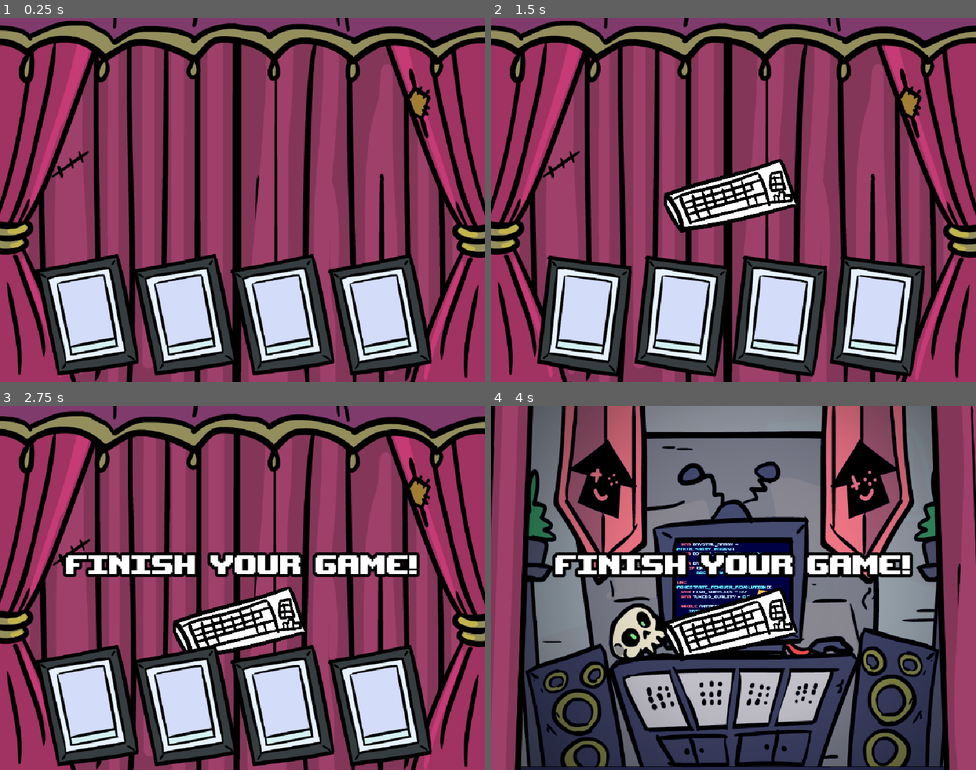
Above: before the commit, frames 1-4 (two rows, left to right).
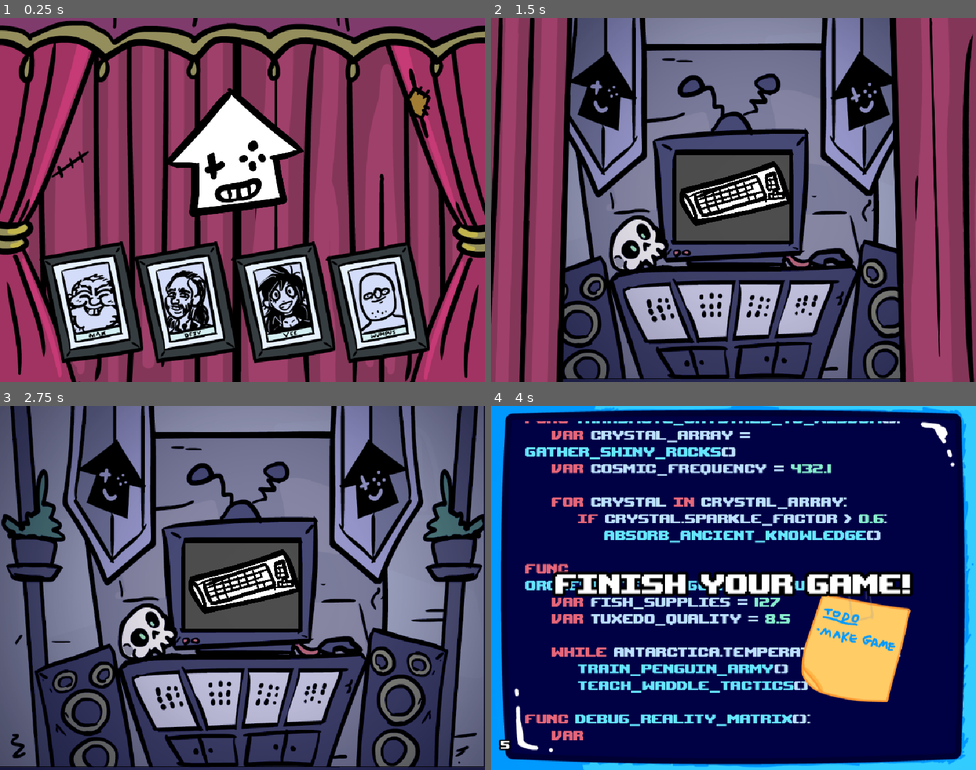
Above: after the commit, the same moments.

Repository: yotam-frid/spelkollektivet-minigame-jam
Game: Godot game, scene res://main_game.tscn
The game is run twice, just before and just after one commit, with the same random seed, the same clock (stepped at 60 frames per second) and the same inputs.
Inputs (mouse positions are in pixels of both pictures, inside the frame that each line leads up to):
- Up to frame 1 (0.25 s): no input
- Up to frame 2 (1.5 s): tap Enter at 0.5 s; move the mouse to (840, 181) at 0.52 s; right-click (840, 181) at 0.6 s; move the mouse to (636, 218) at 1.27 s; click (636, 218) at 1.35 s
- Up to frame 3 (2.75 s): right-click (145, 606) at 1.55 s; move the mouse to (291, 507) at 2.02 s; right-click (291, 507) at 2.1 s
- Up to frame 4 (4 s): move the mouse to (709, 660) at 2.77 s; right-click (709, 660) at 2.85 s; move the mouse to (879, 642) at 3.52 s; press the mouse at (879, 642) at 3.53 s; right-click (879, 642) at 3.8 s

The runs differ from the first frame. In frame 1, 23% of the frame differs, in the area x 7-89%, y 19-99%; in frame 2, 87%; in frame 3, 93%; in frame 4, 98%, in the area x 0-100%, y 0-100%.

Commit message:
lives implemented

Diff:
--- a/game_manager.gd
+++ b/game_manager.gd
@@ -27,11 +27,7 @@
 
 	print("Showing intro")
 	await ui.show_minigame_intro(current_minigame)
-	print("Hiding intro")
-	ui.hide_minigame_intro()
-
-	print("Showing game")
-	ui.show_minigame_viewport(current_minigame)
+	ui.start_game(current_minigame)
 
 	await get_tree().process_frame
 	await ui.minigame_zoomed_in
@@ -42,14 +38,10 @@
 	await get_tree().process_frame
 
 	print("Game finished, won: " + str(current_minigame_won))
-	await ui.hide_minigame_viewport()
-
-	print("Unloading game")
-	ui.clear_viewport()
+	ui.finish_game(current_minigame, current_minigame_won)
+	await ui.minigame_zoomed_out
 	unload_current_minigame()
-
-	print("Showing inbetween")
-	await ui.inbetween()
+	await ui.ready_for_next_minigame
 	next_minigame()
 
 func on_minigame_timer_started():
--- a/minigames/cryken/cryken.tscn
+++ b/minigames/cryken/cryken.tscn
@@ -183,6 +183,7 @@
 environment = SubResource("Environment_rqjyf")
 script = SubResource("GDScript_hatlx")
 colors = Array[Color]([Color(0.56511205, 0.683812, 1, 1), Color(0.44716036, 0.9406256, 0.6225694, 1), Color(0.95936316, …(205 unchanged characters)…
+duration_per_color = 1.0
 
 [node name="DirectionalLight3D" type="DirectionalLight3D" parent="."]
 transform = Transform3D(0.6704949, 0.7383408, -0.072727606, 0.06341317, 0.040635556, 0.9971597, 0.73919904, -0.6732025, -0.01957461, 0, 9, 0)
--- a/ui/global_song.gd
+++ b/ui/global_song.gd
@@ -2,7 +2,7 @@
 
 signal beat
 
-var bpm = 110
+var bpm = 128
 var beat_timer: Timer
 
 var node_tweens: Dictionary[Node, Array]
@@ -39,10 +39,13 @@
 	var clear_callable = _on_animated_node_exit_tree.bind(target)
 	target.tree_exiting.connect(clear_callable)
 
+func clear_animations(target: Node):
+	if node_tweens.has(target):
+		# Erase all animation definitions for this node
+		node_tweens.erase(target)
+
 func _on_animated_node_exit_tree(node: Node):
-	if node_tweens.has(node):
-		# Erase all animation definitions for this node
-		node_tweens.erase(node)
+	clear_animations(node)
 
 func _on_beat_timer_timeout() -> void:
 	_animate_registered_nodes()
--- a/ui/grow_shrink_ui.gd
+++ b/ui/grow_shrink_ui.gd
@@ -20,10 +20,10 @@
 
 	var tween = create_tween()
 	tween.set_ease(Tween.EASE_OUT).set_trans(Tween.TRANS_CUBIC)
-	tween.tween_property(target_node, "scale", target_scale, 0.3)
+	tween.tween_property(target_node, "scale", target_scale, 0.2)
 
 func animate_hide():
 	var tween = create_tween()
 	tween.set_ease(Tween.EASE_IN).set_trans(Tween.TRANS_CUBIC)
-	tween.tween_property(target_node, "scale", Vector2.ZERO, 0.3)
+	tween.tween_property(target_node, "scale", Vector2.ZERO, 0.2)
 	tween.tween_callback(func(): visible = false)
--- a/ui/life_indicator.gd
+++ b/ui/life_indicator.gd
@@ -2,13 +2,25 @@
 class_name LifeIndicator
 
 var beat_counter = 0
+var dead = false
+var shake_amount = 0.0
+
+@onready var sprite: AnimatedSprite2D = $AnimatedSprite2D
+@onready var sprite_reset_pos: Vector2 = sprite.position
+@onready var crack: Sprite2D = $AnimatedSprite2D/Crack
+@onready var animation_player: AnimationPlayer = $AnimationPlayer
 
 # Called when the node enters the scene tree for the first time.
 func _ready() -> void:
 	GlobalSong.animate_on_beat(self, "position", Vector2.DOWN * 10, true)
 	GlobalSong.beat.connect(_on_beat)
 
+func set_homie(homie_index: int):
+	sprite.frame = homie_index
+
 func _on_beat():
+	if dead:
+		return
 	beat_counter += 1
 	if beat_counter == 2:
 		rotate_to(18)
@@ -19,3 +31,21 @@
 func rotate_to(deg: float):
 	var tween = create_tween().set_ease(Tween.EASE_OUT)
 	tween.tween_property(self, "rotation_degrees", deg, 0.06)
+
+func _process(delta: float):
+	if shake_amount > 0.0:
+		shake_amount = max(shake_amount-delta, 0.0)
+		sprite.position = sprite_reset_pos + \
+			Vector2(randf_range(-1, 1), randf_range(-.2, 2)) * 5.0
+
+func lose_life():
+	if dead:
+		return
+
+	shake_amount = 0.4
+	dead = true
+	crack.show()
+	GlobalSong.clear_animations(self)
+	rotate_to(-4)
+	await get_tree().create_timer(0.5).timeout
+	animation_player.play("fall")
--- a/ui/life_indicator.tscn
+++ b/ui/life_indicator.tscn
@@ -1,15 +1,144 @@
-[gd_scene load_steps=4 format=3 uid="uid://cha3eeymyhg4j"]
+[gd_scene load_steps=31 format=3 uid="uid://cha3eeymyhg4j"]
 
 [ext_resource type="Script" uid="uid://d2ps0qmpu3h4s" path="res://ui/life_indicator.gd" id="1_ollid"]
-[ext_resource type="Texture2D" uid="uid://57eruetu8x1n" path="res://ui/wall_photos/Frame0002.png" id="2_v4i8g"]
+[ext_resource type="Texture2D" uid="uid://cjaekrs4cmb21" path="res://ui/wall_photos/Frame0003.png" id="2_07ofo"]
+[ext_resource type="Texture2D" uid="uid://bn7kqg1gdri8p" path="res://ui/wall_photos/Crack.png" id="3_0mxwb"]
+[ext_resource type="Texture2D" uid="uid://cpvbx57pydbaq" path="res://ui/wall_photos/Frame0004.png" id="3_4oylb"]
+[ext_resource type="Texture2D" uid="uid://d0hdk0dsoyvi1" path="res://ui/wall_photos/Frame0005.png" id="4_i0tsa"]
+[ext_resource type="Texture2D" uid="uid://b0sma7qvot1yv" path="res://ui/wall_photos/Frame0006.png" id="5_hk7nh"]
+[ext_resource type="Texture2D" uid="uid://0uoseumxor24" path="res://ui/wall_photos/Frame0007.png" id="6_m17fl"]
+[ext_resource type="Texture2D" uid="uid://bchw3wytojap4" path="res://ui/wall_photos/Frame0008.png" id="7_jw8sf"]
+[ext_resource type="Texture2D" uid="uid://bfqt4jodtsyj3" path="res://ui/wall_photos/Frame0009.png" id="8_itp0h"]
+[ext_resource type="Texture2D" uid="uid://omti31unlq8d" path="res://ui/wall_photos/Frame0010.png" id="9_dqrfj"]
+[ext_resource type="Texture2D" uid="uid://p2rrumn8ol0o" path="res://ui/wall_photos/Frame0011.png" id="10_tyhir"]
+[ext_resource type="Texture2D" uid="uid://vsokuif135hp" path="res://ui/wall_photos/Frame0012.png" id="11_12dpk"]
+[ext_resource type="Texture2D" uid="uid://b1227w2702gwp" path="res://ui/wall_photos/Frame0013.png" id="12_cauj6"]
+[ext_resource type="Texture2D" uid="uid://cxwoopue861qk" path="res://ui/wall_photos/Frame0014.png" id="13_ffy2w"]
+[ext_resource type="Texture2D" uid="uid://do2lyphaebvqx" path="res://ui/wall_photos/Frame0015.png" id="14_akm4i"]
+[ext_resource type="Texture2D" uid="uid://bw873b5qqpbda" path="res://ui/wall_photos/Frame0016.png" id="15_6h7yq"]
+[ext_resource type="Texture2D" uid="uid://c5uttft408t0e" path="res://ui/wall_photos/Frame0017.png" id="16_xhknm"]
+[ext_resource type="Texture2D" uid="uid://bbpyrhieevy1h" path="res://ui/wall_photos/Frame0018.png" id="17_iiidh"]
+[ext_resource type="Texture2D" uid="uid://b205fadgrxl6r" path="res://ui/wall_photos/Frame0019.png" id="18_6i4xl"]
+[ext_resource type="Texture2D" uid="uid://d100ibh8iyfv7" path="res://ui/wall_photos/Frame0020.png" id="19_fdmhh"]
+[ext_resource type="Texture2D" uid="uid://cakpux0w80eis" path="res://ui/wall_photos/Frame0021.png" id="20_p5rfv"]
+[ext_resource type="Texture2D" uid="uid://5oygdbvfxpw5" path="res://ui/wall_photos/Frame0022.png" id="21_5uu8p"]
+[ext_resource type="Texture2D" uid="uid://bd08hs0aofj1o" path="res://ui/wall_photos/Frame0023.png" id="22_ak32j"]
+[ext_resource type="Texture2D" uid="uid://bse7ncbpoajsf" path="res://ui/wall_photos/Frame0025.png" id="23_lpx6v"]
+[ext_resource type="Texture2D" uid="uid://b23ku83hn2udl" path="res://ui/wall_photos/Frame0026.png" id="24_4wh0x"]
+[ext_resource type="Texture2D" uid="uid://b3i71t0sq2sth" path="res://ui/wall_photos/Frame0027.png" id="25_chxtl"]
+
+[sub_resource type="Animation" id="Animation_iexbk"]
+length = 0.001
+tracks/0/type = "value"
+tracks/0/imported = false
+tracks/0/enabled = true
+tracks/0/path = NodePath("AnimatedSprite2D:position")
+tracks/0/interp = 1
+tracks/0/loop_wrap = true
+tracks/0/keys = {
+"times": PackedFloat32Array(0),
+"transitions": PackedFloat32Array(1),
+"update": 0,
+"values": [Vector2(-7, -35)]
+}
+
+[sub_resource type="Animation" id="Animation_0mxwb"]
+resource_name = "break"
+tracks/0/type = "value"
+tracks/0/imported = false
+tracks/0/enabled = true
+tracks/0/path = NodePath("AnimatedSprite2D:position")
+tracks/0/interp = 1
+tracks/0/loop_wrap = true
+tracks/0/keys = {
+"times": PackedFloat32Array(0, 0.53333336),
+"transitions": PackedFloat32Array(2, 1),
+"update": 0,
+"values": [Vector2(-7, -35), Vector2(-7, 595)]
+}
+
+[sub_resource type="AnimationLibrary" id="AnimationLibrary_mj0hv"]
+_data = {
+&"RESET": SubResource("Animation_iexbk"),
+&"fall": SubResource("Animation_0mxwb")
+}
 
 [sub_resource type="SpriteFrames" id="SpriteFrames_0mxwb"]
 animations = [{
 "frames": [{
 "duration": 1.0,
-"texture": ExtResource("2_v4i8g")
+"texture": ExtResource("2_07ofo")
+}, {
+"duration": 1.0,
+"texture": ExtResource("3_4oylb")
+}, {
+"duration": 1.0,
+"texture": ExtResource("4_i0tsa")
+}, {
+"duration": 1.0,
+"texture": ExtResource("5_hk7nh")
+}, {
+"duration": 1.0,
+"texture": ExtResource("6_m17fl")
+}, {
+"duration": 1.0,
+"texture": ExtResource("7_jw8sf")
+}, {
+"duration": 1.0,
+"texture": ExtResource("8_itp0h")
+}, {
+"duration": 1.0,
+"texture": ExtResource("9_dqrfj")
+}, {
+"duration": 1.0,
+"texture": ExtResource("10_tyhir")
+}, {
+"duration": 1.0,
+"texture": ExtResource("11_12dpk")
+}, {
+"duration": 1.0,
+"texture": ExtResource("12_cauj6")
+}, {
+"duration": 1.0,
+"texture": ExtResource("13_ffy2w")
+}, {
+"duration": 1.0,
+"texture": ExtResource("14_akm4i")
+}, {
+"duration": 1.0,
+"texture": ExtResource("15_6h7yq")
+}, {
+"duration": 1.0,
+"texture": ExtResource("16_xhknm")
+}, {
+"duration": 1.0,
+"texture": ExtResource("17_iiidh")
+}, {
+"duration": 1.0,
+"texture": ExtResource("18_6i4xl")
+}, {
+"duration": 1.0,
+"texture": ExtResource("19_fdmhh")
+}, {
+"duration": 1.0,
+"texture": ExtResource("20_p5rfv")
+}, {
+"duration": 1.0,
+"texture": ExtResource("21_5uu8p")
+}, {
+"duration": 1.0,
+"texture": ExtResource("22_ak32j")
+}, {
+"duration": 1.0,
+"texture": ExtResource("23_lpx6v")
+}, {
+"duration": 1.0,
+"texture": ExtResource("24_4wh0x")
+}, {
+"duration": 1.0,
+"texture": ExtResource("25_chxtl")
 }],
-"loop": true,
+"loop": false,
 "name": &"default",
 "speed": 5.0
 }]
@@ -17,6 +146,16 @@
 [node name="LifeIndicator" type="Node2D"]
 script = ExtResource("1_ollid")
 
+[node name="AnimationPlayer" type="AnimationPlayer" parent="."]
+libraries = {
+&"": SubResource("AnimationLibrary_mj0hv")
+}
+
 [node name="AnimatedSprite2D" type="AnimatedSprite2D" parent="."]
 position = Vector2(-7, -35)
 sprite_frames = SubResource("SpriteFrames_0mxwb")
+
+[node name="Crack" type="Sprite2D" parent="AnimatedSprite2D"]
+visible = false
+position = Vector2(4, 2)
+texture = ExtResource("3_0mxwb")
--- a/ui/lives.gd
+++ b/ui/lives.gd
@@ -4,16 +4,35 @@
 const SCENE = preload("res://ui/life_indicator.tscn")
 var width: float = 580.0
 
+const TOTAL_HOMIES = 24
+var amount_left: int = -1
+
 var indicators: Array[LifeIndicator]
 # Called when the node enters the scene tree for the first time.
 func _ready() -> void:
-	pass # Replace with function body.
+	pass
 
 func init_lives(count: int):
-	var x = -width / 2.0
-	for i in range(count):
-		var child = SCENE.instantiate()
-		add_child(child)
-		child.position = Vector2(x, 0)
-		indicators.append(child)
-		x += width / float(count-1)
+	amount_left = count
+
+	# Generate random homies
+	var homie_indices := _generate_random_homie_indices(count)
+
+	# Initialize indicators
+	for c in get_children():
+		if c is LifeIndicator:
+			var ind: LifeIndicator = c
+			ind.set_homie(homie_indices.pop_front())
+			indicators.append(ind)
+
+
+	assert(amount_left == indicators.size())
+
+func _generate_random_homie_indices(amount: int) -> Array:
+	var numbers: Array = Array(range(TOTAL_HOMIES))
+	numbers.shuffle()
+	return numbers.slice(0, amount)
+
+func lose_life():
+	indicators[amount_left-1].lose_life()
+	amount_left -= 1
--- a/ui/ui.gd
+++ b/ui/ui.gd
@@ -13,10 +13,12 @@
 @onready var lives_reset_pos = lives.position
 
 signal minigame_zoomed_in
+signal minigame_zoomed_out
+signal ready_for_next_minigame
 
 var current_minigame: Minigame = null
 var minigame_zoomed_out_scale = Vector2.ONE / 3.5
-var minigame_zoom_duration = 0.2
+var minigame_zoom_duration = 0.5
 
 func _ready() -> void:
 	_hide_controls(false)
@@ -25,19 +27,32 @@
 	_center_pivot(minigame_viewport_container)
 
 func show_minigame_intro(minigame: Minigame):
-	main_scene_foreground.show_intro()
-
+	_hide_lives()
 	_show_controls(minigame)
+	main_scene_foreground.open()
+	await main_scene_foreground.opened
+	await _create_ui_timer(1.0)
+
+func start_game(minigame: Minigame):
+	_hide_controls(true)
+	await _create_ui_timer(0.5)
+	show_minigame_viewport(minigame)
+	_show_text(minigame.title)
+	zoom_in_on_game(minigame)
 	await _create_ui_timer(1.5)
-
-	_show_text(minigame.title)
-	await _create_ui_timer(1.0)
-
-func hide_minigame_intro():
-	_hide_lives()
-	await get_tree().create_timer(1.0).timeout
-	_hide_controls(true)
 	_hide_text(true)
+
+func finish_game(minigame: Minigame, won: bool):
+	set_won(won)
+	_show_lives()
+	await hide_minigame_viewport()
+	clear_viewport()
+	# Emits to the manager we can safely unload the minigame
+	minigame_zoomed_out.emit()
+
+	await inbetween()
+
+	ready_for_next_minigame.emit()
 
 func show_minigame_viewport(minigame: Minigame):
 	# Load minigame into viewport
@@ -55,10 +70,7 @@
 	minigame_viewport_container.show()
 	minigame_viewport_container.scale = minigame_zoomed_out_scale # This should fit in the viewport
 
-	main_scene_foreground.open()
-
-	await main_scene_foreground.zoomed
-
+func zoom_in_on_game(minigame: Minigame):
 	# Re-enable minigame process
 	minigame.process_mode = Node.PROCESS_MODE_INHERIT
 	# Show ingame UI and zoom in
@@ -71,6 +83,8 @@
 		minigame_zoomed_in.emit()
 	)
 
+	main_scene_foreground.zoom()
+
 
 func hide_minigame_viewport():
 	hide_ingame_ui()
@@ -90,11 +104,15 @@
 ## Downtime between games
 func inbetween():
 	main_scene_foreground.show_post_game(minigame_won)
+
 	_show_lives()
-
-	await GlobalSong.beat
+	if not minigame_won:
+		lives.lose_life()
+
+	await _create_ui_timer(1.0)
+
 	main_scene_foreground.reset()
-	await _create_ui_timer(2.0)
+	await _create_ui_timer(1.0)
 
 
 func clear_viewport():
--- a/ui/ui.tscn
+++ b/ui/ui.tscn
@@ -1,10 +1,11 @@
-[gd_scene load_steps=25 format=3 uid="uid://bk8s5wu05xdmr"]
+[gd_scene load_steps=27 format=3 uid="uid://bk8s5wu05xdmr"]
 
 [ext_resource type="FontFile" uid="uid://bsueqpcviwyrx" path="res://assets/upheavtt.ttf" id="1_ay4pc"]
 [ext_resource type="Script" uid="uid://djtc0jl710y1" path="res://ui/ui.gd" id="1_nb4k0"]
 [ext_resource type="Texture2D" uid="uid://bvnxk3iit6t5u" path="res://assets/brown-and-red-horse-running-in-a-field-of-green-grass-desktop-wallpaper-hd-wallpaper-preview-1428625403.jpg" id="2_ks8t7"]
 [ext_resource type="Script" uid="uid://bvjck5jjycgm4" path="res://ui/grow_shrink_ui.gd" id="2_vkava"]
 [ext_resource type="Texture2D" uid="uid://cp61kaaury0wx" path="res://ui/images/Mouse0001.png" id="5_hrmpd"]
+[ext_resource type="Texture2D" uid="uid://daq01jqu6j73l" path="res://ui/images/Mouse0006.png" id="6_74toj"]
 [ext_resource type="Texture2D" uid="uid://b3lyxdtoad2vh" path="res://ui/images/Mouse0004.png" id="6_x7jpl"]
 [ext_resource type="Script" uid="uid://bkpsdrc4rcq5o" path="res://ui/ingame_ui.gd" id="7_gycre"]
 [ext_resource type="PackedScene" uid="uid://dbdd47v83s3pd" path="res://ui/ui_main_scene_foreground.tscn" id="7_pa1oa"]
@@ -17,6 +18,7 @@
 [ext_resource type="Texture2D" uid="uid://6m7gogvy2x8c" path="res://ui/images/keyboard0001.png" id="13_x7nxp"]
 [ext_resource type="Texture2D" uid="uid://0ox2d4r7rlsi" path="res://ui/images/keyboard0002.png" id="14_3lbto"]
 [ext_resource type="Script" uid="uid://b7gviuacbfo8p" path="res://ui/lives.gd" id="17_ju45i"]
+[ext_resource type="PackedScene" uid="uid://cha3eeymyhg4j" path="res://ui/life_indicator.tscn" id="19_co7pv"]
 
 [sub_resource type="Theme" id="Theme_pa1oa"]
 default_font = ExtResource("1_ay4pc")
@@ -37,6 +39,9 @@
 "frames": [{
 "duration": 1.0,
 "texture": ExtResource("5_hrmpd")
+}, {
+"duration": 1.0,
+"texture": ExtResource("6_74toj")
 }],
 "loop": true,
 "name": &"default",
@@ -147,9 +152,6 @@
 size = Vector2i(240, 180)
 render_target_update_mode = 4
 
-[node name="MainSceneForeground" parent="." instance=ExtResource("7_pa1oa")]
-layout_mode = 1
-
 [node name="IntroControls" type="HBoxContainer" parent="."]
 unique_name_in_owner = true
 layout_mode = 1
@@ -158,12 +160,14 @@
 anchor_top = 0.5
 anchor_right = 0.5
 anchor_bottom = 0.5
-offset_left = -446.0
-offset_top = -100.0
-offset_right = 446.0
-offset_bottom = 100.0
-grow_horizontal = 2
-grow_vertical = 2
+offset_left = -441.0
+offset_top = -106.0
+offset_right = 451.0
+offset_bottom = 94.0
+grow_horizontal = 2
+grow_vertical = 2
+scale = Vector2(0.8, 0.8)
+pivot_offset = Vector2(450, 100)
 alignment = 1
 
 [node name="IntroMouse" type="Control" parent="IntroControls"]
@@ -180,7 +184,6 @@
 position = Vector2(104, 100)
 scale = Vector2(0.3, 0.3)
 sprite_frames = SubResource("SpriteFrames_vkava")
-animation = &"right_click"
 autoplay = "default"
 
 [node name="IntroDirectionals" type="Control" parent="IntroControls"]
@@ -207,7 +210,7 @@
 metadata/_custom_type_script = "uid://bvjck5jjycgm4"
 
 [node name="AnimatedSprite2D" type="AnimatedSprite2D" parent="IntroControls/IntroSpacebar"]
-position = Vector2(89, -2)
+position = Vector2(90, 14)
 scale = Vector2(0.3, 0.3)
 sprite_frames = SubResource("SpriteFrames_bi8hs")
 autoplay = "default"
@@ -226,6 +229,9 @@
 sprite_frames = SubResource("SpriteFrames_x7jpl")
 autoplay = "default"
 
+[node name="MainSceneForeground" parent="." instance=ExtResource("7_pa1oa")]
+layout_mode = 1
+
 [node name="IntroText" type="Control" parent="."]
 unique_name_in_owner = true
 layout_mode = 1
@@ -234,9 +240,9 @@
 anchor_right = 0.5
 anchor_bottom = 0.5
 offset_left = -20.0
-offset_top = -70.0
+offset_top = -32.0
 offset_right = 20.0
-offset_bottom = -30.0
+offset_bottom = 8.0
 grow_horizontal = 2
 grow_vertical = 2
 script = ExtResource("2_vkava")
@@ -329,10 +335,22 @@
 [node name="Lives" type="Control" parent="."]
 anchors_preset = 0
 offset_left = 469.0
-offset_top = 622.0
+offset_top = 401.0
 offset_right = 509.0
-offset_bottom = 662.0
+offset_bottom = 441.0
 script = ExtResource("17_ju45i")
+
+[node name="LifeIndicator" parent="Lives" instance=ExtResource("19_co7pv")]
+position = Vector2(-281, 196)
+
+[node name="LifeIndicator2" parent="Lives" instance=ExtResource("19_co7pv")]
+position = Vector2(-94, 196)
+
+[node name="LifeIndicator3" parent="Lives" instance=ExtResource("19_co7pv")]
+position = Vector2(99, 196)
+
+[node name="LifeIndicator4" parent="Lives" instance=ExtResource("19_co7pv")]
+position = Vector2(286, 196)
 
 [connection signal="visibility_changed" from="IngameUI" to="IngameUI" method="_on_visibility_changed"]
 [connection signal="timeout" from="IngameUI/Timer" to="IngameUI" method="_on_timer_timeout"]
--- a/ui/ui_main_scene_foreground.gd
+++ b/ui/ui_main_scene_foreground.gd
@@ -5,30 +5,43 @@
 
 @onready var logo_face: LogoFaceUI = $LogoFace
 
+signal opened
 signal zoomed
 signal closed
 
+var opening = false
+
 func reset():
-	#logo_face.reset()
-	pass
+	logo_face.reset()
+	#pass
 
 func show_post_game(won: bool):
-	#logo_face.show()
-	#logo_face.show_post_game(won)
-	pass
+	logo_face.show()
+	logo_face.show_post_game(won)
+	#pass
 
 func show_intro():
-	#logo_face.hide()
-	pass
+	logo_face.hide()
+	#pass
 
 func open():
-	animation_player.play("open", -1, 2.0, false)
+	animation_player.play("open", -1, 1.0, false)
+	opening = true
 
 func close():
-	animation_player.play("open", -1, -4.0, true)
+	animation_player.play("open", -1, -2.0, true)
+	opening = false
+
+func zoom():
+	animation_player.play()
 
 func _on_tv_zoom():
 	zoomed.emit()
 
+func _on_curtains_opened():
+	if opening:
+		animation_player.pause()
+		opened.emit()
+
 func _on_close():
 	closed.emit()
--- a/ui/ui_main_scene_foreground.tscn
+++ b/ui/ui_main_scene_foreground.tscn
@@ -178,7 +178,7 @@
 
 [sub_resource type="Animation" id="Animation_s2liu"]
 resource_name = "open"
-length = 2.0
+length = 1.45
 step = 0.05
 tracks/0/type = "value"
 tracks/0/imported = false
@@ -187,7 +187,7 @@
 tracks/0/interp = 1
 tracks/0/loop_wrap = true
 tracks/0/keys = {
-"times": PackedFloat32Array(0, 1.5),
+"times": PackedFloat32Array(0, 0.9),
 "transitions": PackedFloat32Array(-2, 1),
 "update": 0,
 "values": [Vector2(724.5, 304.5), Vector2(1307, 305)]
@@ -235,8 +235,8 @@
 tracks/4/interp = 1
 tracks/4/loop_wrap = true
 tracks/4/keys = {
-"times": PackedFloat32Array(0, 1.5),
-"transitions": PackedFloat32Array(-2, 1),
+"times": PackedFloat32Array(0, 0.9),
+"transitions": PackedFloat32Array(-2, 2),
 "update": 0,
 "values": [Vector2(212.5, 305.5), Vector2(-345, 306)]
 }
@@ -271,11 +271,14 @@
 tracks/7/interp = 1
 tracks/7/loop_wrap = true
 tracks/7/keys = {
-"times": PackedFloat32Array(0, 1.4),
-"transitions": PackedFloat32Array(1, 1),
+"times": PackedFloat32Array(0, 0.95, 1.45),
+"transitions": PackedFloat32Array(1, 1, 1),
 "values": [{
 "args": [],
 "method": &"_on_close"
+}, {
+"args": [],
+"method": &"_on_curtains_opened"
 }, {
 "args": [],
 "method": &"_on_tv_zoom"
@@ -288,8 +291,8 @@
 tracks/8/interp = 1
 tracks/8/loop_wrap = true
 tracks/8/keys = {
-"times": PackedFloat32Array(0, 1.4, 2),
-"transitions": PackedFloat32Array(0.5, 0.5, 1),
+"times": PackedFloat32Array(0, 1, 1.45),
+"transitions": PackedFloat32Array(0.5, 1, 1),
 "update": 0,
 "values": [Vector2(1, 1), Vector2(1, 1), Vector2(5, 5)]
 }
@@ -377,7 +380,8 @@
 
 [sub_resource type="Animation" id="Animation_snv73"]
 resource_name = "happy"
-length = 0.2
+length = 0.1
+loop_mode = 2
 step = 0.1
 tracks/0/type = "value"
 tracks/0/imported = false
@@ -386,7 +390,7 @@
 tracks/0/interp = 1
 tracks/0/loop_wrap = true
 tracks/0/keys = {
-"times": PackedFloat32Array(0, 0.2),
+"times": PackedFloat32Array(0, 0.1),
 "transitions": PackedFloat32Array(1, 0),
 "update": 0,
 "values": [Vector2(0, 0), Vector2(0, -40)]
@@ -449,31 +453,26 @@
 position = Vector2(212.5, 305.5)
 texture = ExtResource("2_s2liu")
 script = ExtResource("10_pu8t4")
-beat_position_add = Vector2(5, 0)
 
 [node name="Rightcurtainback" type="Sprite2D" parent="."]
 position = Vector2(724.5, 304.5)
 texture = ExtResource("3_0d34j")
 script = ExtResource("10_pu8t4")
-beat_position_add = Vector2(-5, 0)
 
 [node name="Leftcurtain" type="Sprite2D" parent="."]
 position = Vector2(95, 344)
 texture = ExtResource("3_s2liu")
 script = ExtResource("10_pu8t4")
-beat_position_add = Vector2(0, 5)
 
 [node name="Rightcurtain" type="Sprite2D" parent="."]
 position = Vector2(866, 350)
 texture = ExtResource("4_0d34j")
 script = ExtResource("10_pu8t4")
-beat_position_add = Vector2(0, 5)
 
 [node name="Topcurtain" type="Sprite2D" parent="."]
 position = Vector2(484, 40)
 texture = ExtResource("4_sqbdq")
 script = ExtResource("10_pu8t4")
-beat_position_add = Vector2(0, 10)
 
 [node name="AnimationPlayer" type="AnimationPlayer" parent="."]
 libraries = {
@@ -511,8 +510,7 @@
 beat_scale_target = Vector2(1.1, 0.9)
 
 [node name="LogoFace" type="Node2D" parent="."]
-visible = false
-position = Vector2(468, 290)
+position = Vector2(468, 262)
 script = ExtResource("12_koq84")
 
 [node name="AnimationPlayer" type="AnimationPlayer" parent="LogoFace"]
Binary file changed: ui/images/Mouse0001.png
Binary file changed: ui/images/Mouse0002.png
Binary file changed: ui/images/Mouse0003.png
Binary file changed: ui/images/Mouse0004.png
Binary file changed: ui/images/Mouse0005.png
Binary file added: ui/images/Mouse0006.png
Not shown, added: ui/images/Mouse0006.png.import
Binary file changed: ui/images/Spacebar0001.png
Binary file changed: ui/images/Spacebar0002.png
Binary file added: ui/images/arrowandspace0001.png
Not shown, added: ui/images/arrowandspace0001.png.import
Binary file added: ui/images/arrowandspace0002.png
(and 56 more such lines)
